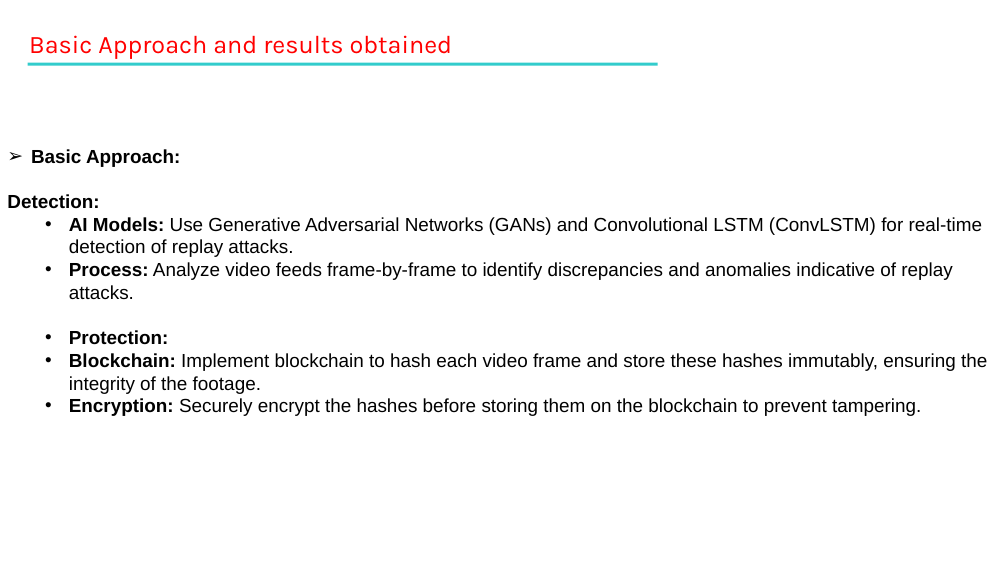
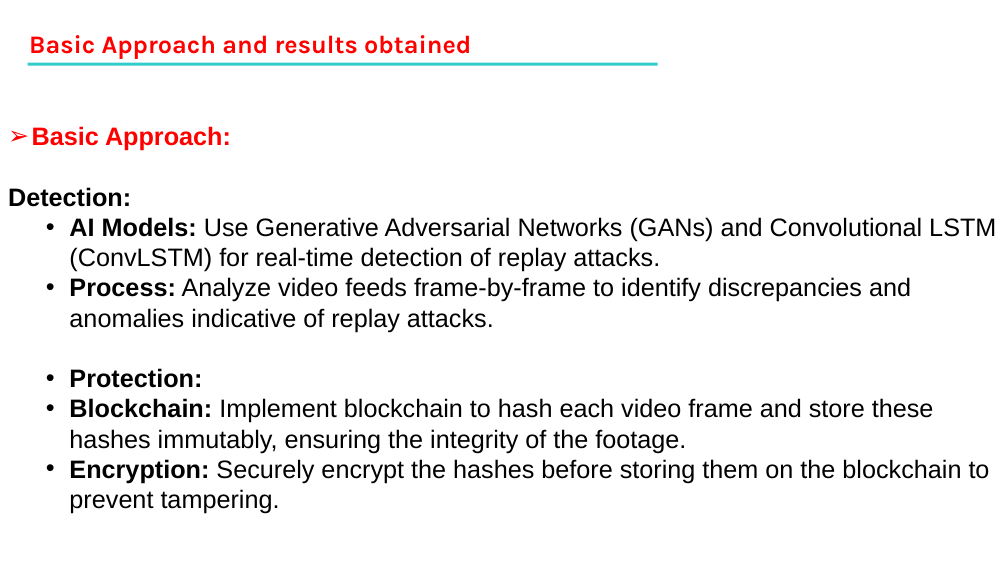
Before and after one commit to SoumyaMishra03/Capstone_Project_team_49, a slide deck: slide 23 of Capstone Project Phase – 2,review 1.pptx (slide 21 before the commit). Drawn at 1008x567 pixels with LibreOffice and Linux fonts; fonts in the diff are those of the drawing; background and template pictures are left out. Boxes give left, top, right and bottom in pixels: in the first picture for what was removed or moved away, otherwise in the second. Text is boxed around its words. In the diff, an @@ line names an element or a change of style, - is before the commit and + after.

```diff
--- a/Capstone Project Phase – 2,review 1.pptx
+++ b/Capstone Project Phase – 2,review 1.pptx
@@ text "Basic Approach and results obtained" at (29,35,471,59): bold on @@
@@ text "Basic Approach:": place and size @@
-text "Basic Approach:" at (7,149,987,416)
+text "Basic Approach:" at (8,126,996,514)
@@ text "Basic Approach:" at (8,126,996,514): size 18 to 24 pt; text colour #000000 to #FF0000 in "Basic Approach:" @@
```
Also in this commit, not shown: 27 other slides changed, 11 slides added, 1 slide removed.
